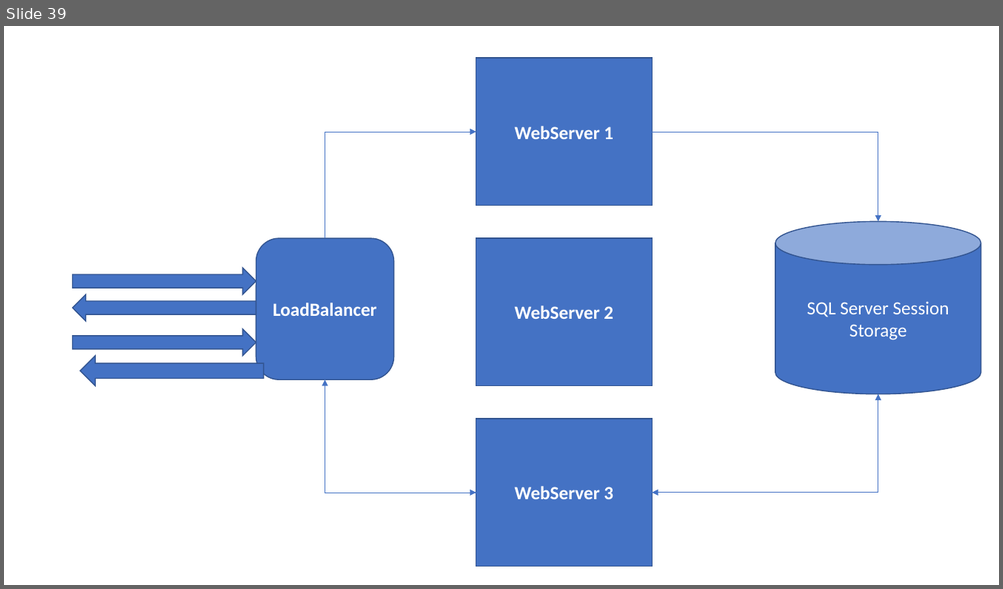
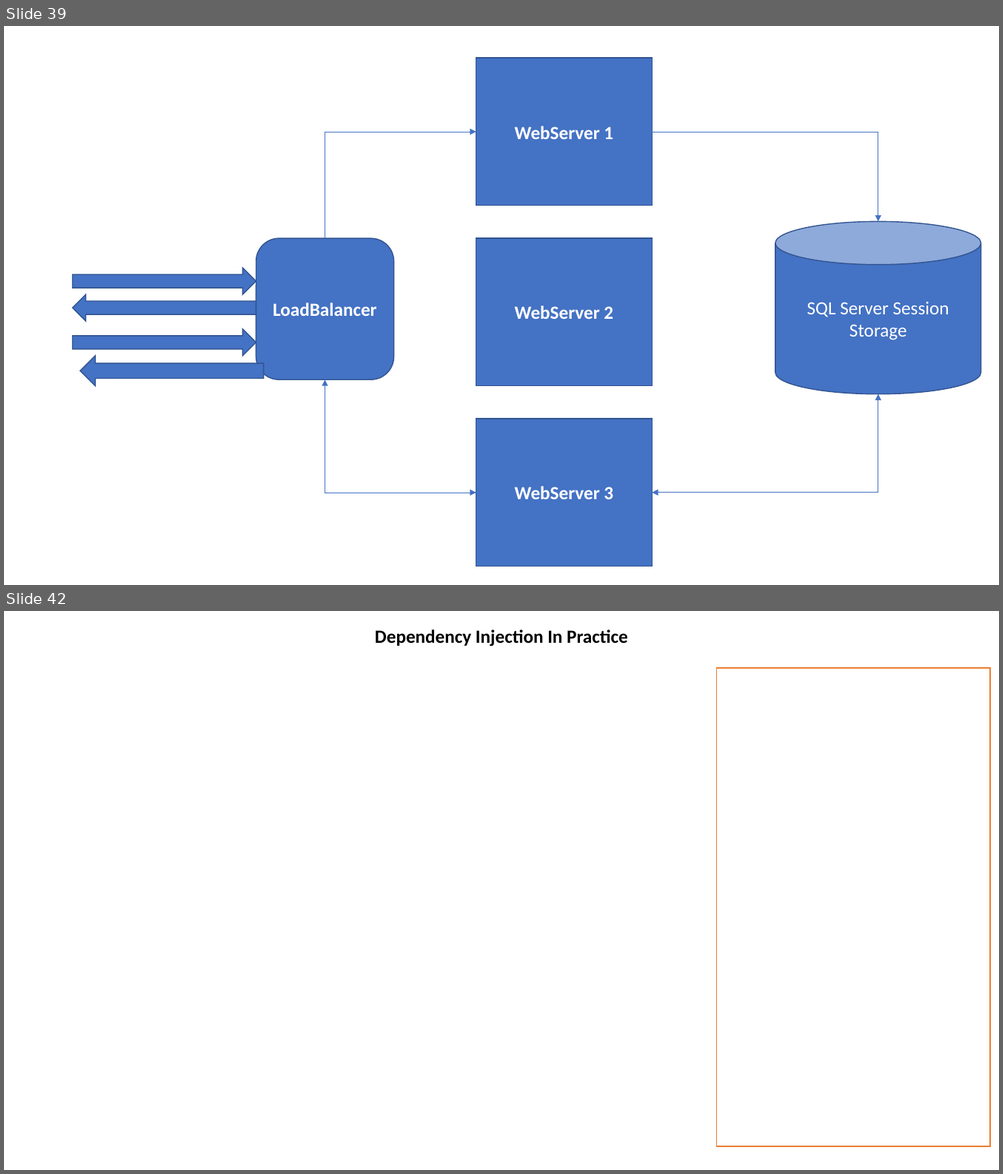
Before and after one commit to maheshsabnis/NetFrwk_Projects, a slide deck: Training-Images.pptx. Shown one above the other, each under a label of ours: slide 39 before the commit, slides 39 and 42 after it; the slides between them are not shown. The pictures are 1003x589 and 1003x1174 pixels, drawn with LibreOffice and Linux fonts; fonts in the diff are those of the drawing. Boxes give left, top, right and bottom in pixels: in the first picture for what was removed or moved away, otherwise in the second. Text is boxed around its words. In the diff, an @@ line names an element or a change of style, - is before the commit and + after.

```diff
--- a/Training-Images.pptx
+++ b/Training-Images.pptx
@@ slide 42 added at (4,611,999,1170), background #FFFFFF @@
@@ text added at (375,629,628,647), 18 pt, text #000000, bold @@
+Dependency Injection In Practice
@@ rectangle added at (717,669,990,1147), fill #FFFFFF, outline #ED7D31 1 pt @@
```
Also in this commit, not shown: 3 other slides added, 22 other files.
